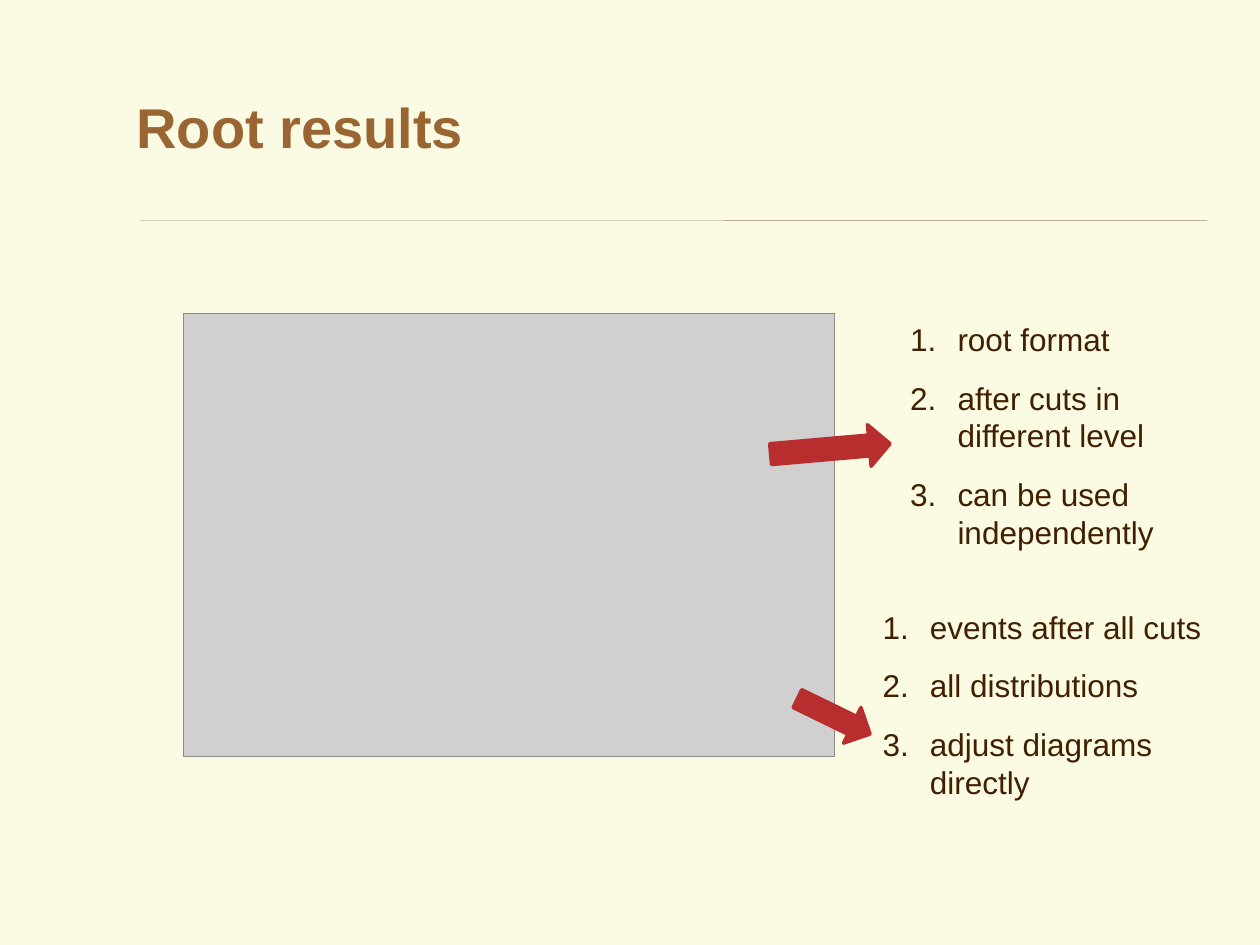
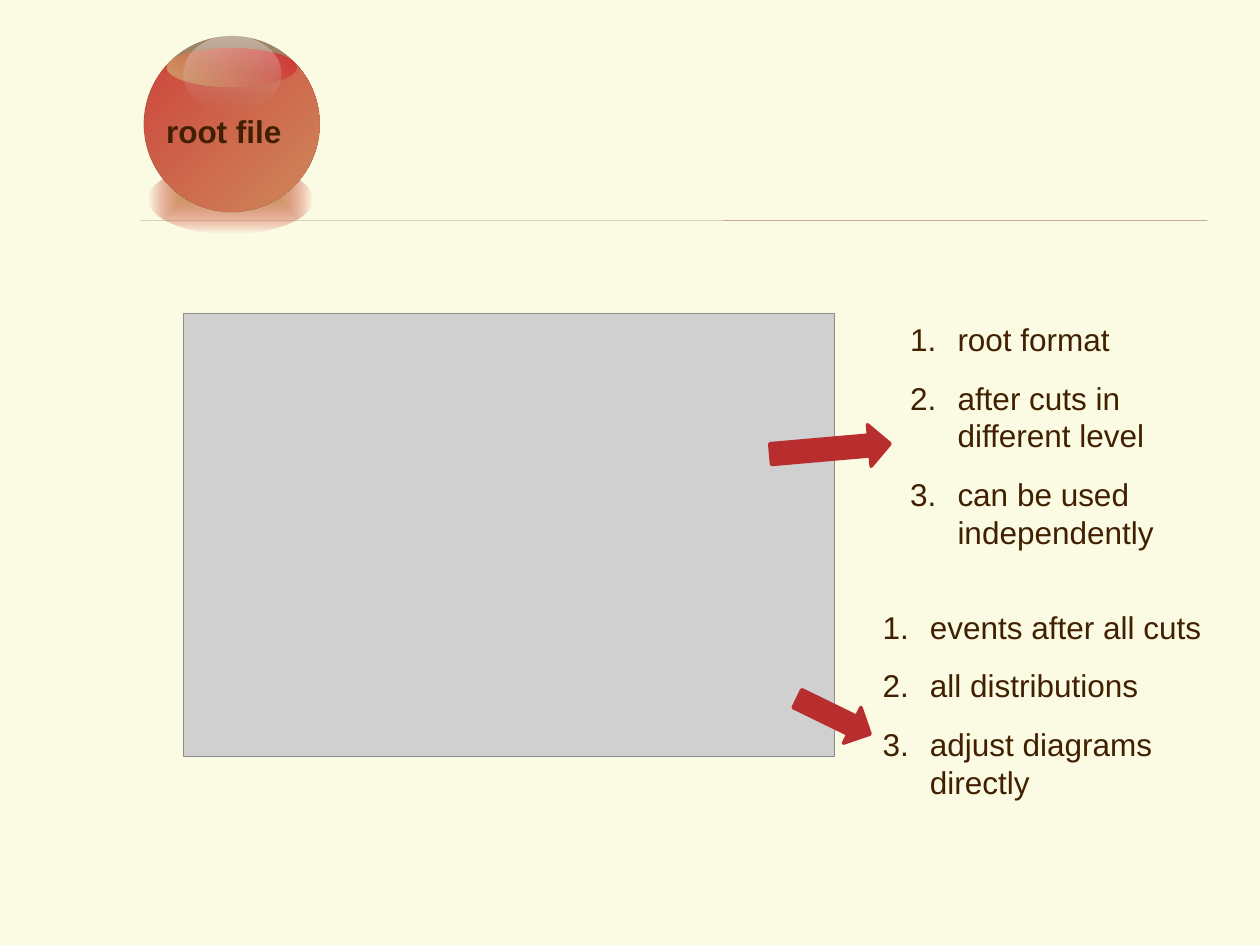
Before and after one commit to YancyW/BASDA, a slide deck: slide 18 of doc/BASDA_Introduction.pptx (slide 24 before the commit). Drawn at 1260x945 pixels with LibreOffice and Linux fonts; fonts in the diff are those of the drawing; grey boxes stand for pictures; background and template pictures are left out. Boxes give left, top, right and bottom in pixels: in the first picture for what was removed or moved away, otherwise in the second. Text is boxed around its words. In the diff, an @@ line names an element or a change of style, - is before the commit and + after.

```diff
--- a/doc/BASDA_Introduction.pptx
+++ b/doc/BASDA_Introduction.pptx
@@ title removed at <box>136,107,463,149</box> @@
-Root results
@@ group added at <box>109,0,356,248</box>: 4 ellipses, 1 freeform shape, 1 text @@
+root file
```
Also in this commit, not shown: 13 other slides changed, 6 slides added, 24 slides removed, 28 other files.
